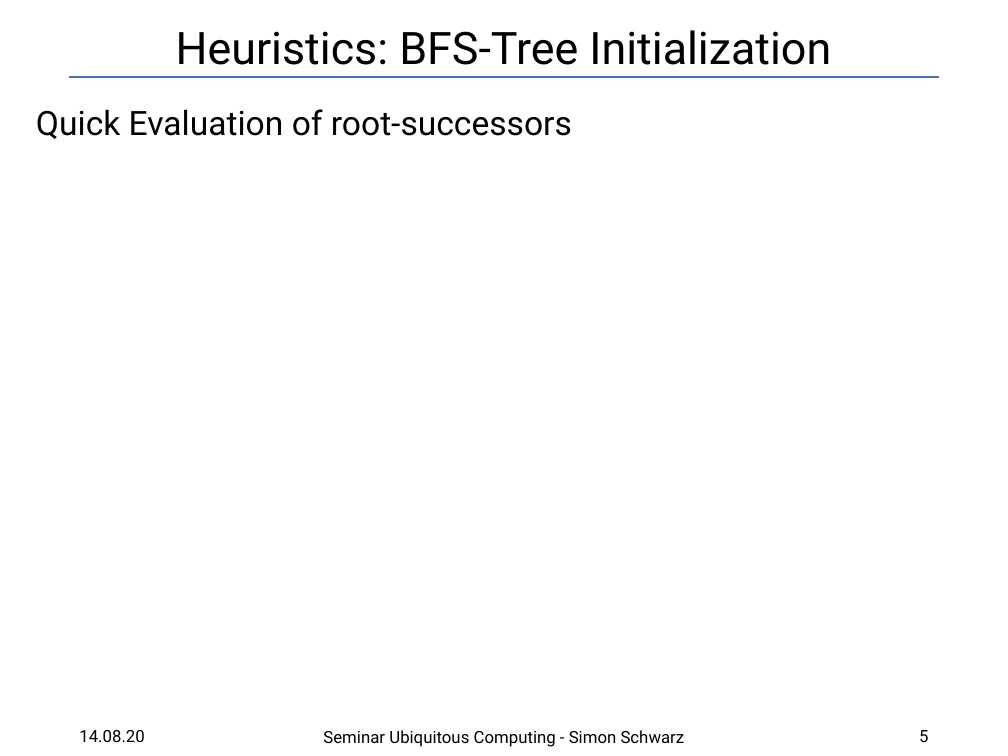
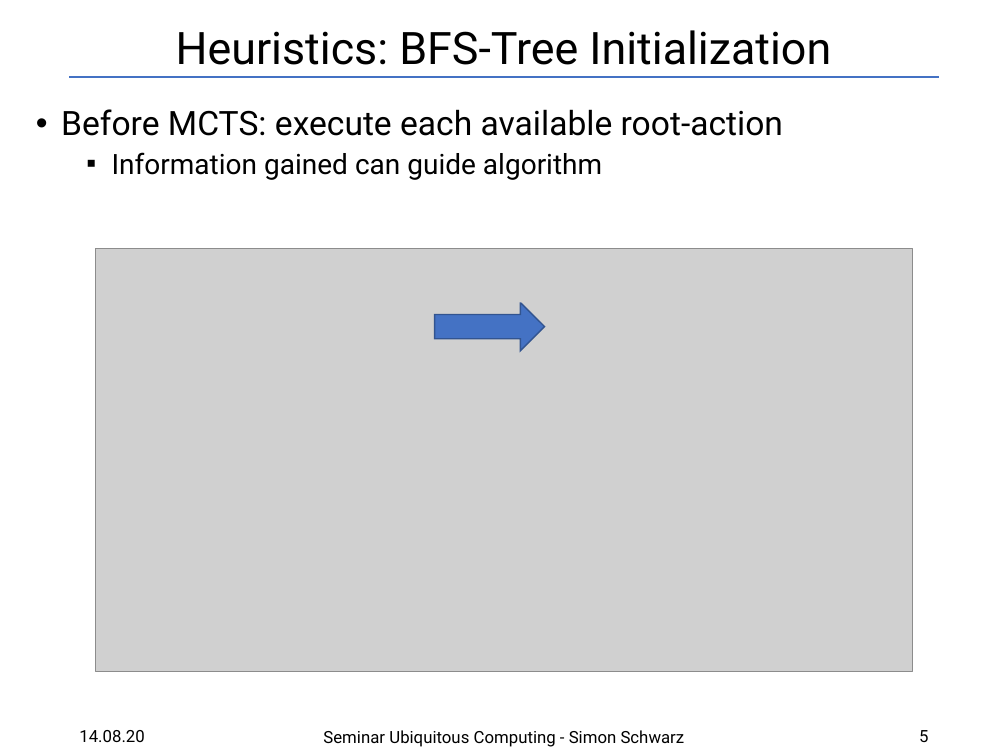
Before and after one commit to SRSchwarz/MCTS-Survey, a slide deck: slide 5 of slides/presentation.pptx. Drawn at 1008x756 pixels with LibreOffice and Linux fonts; fonts in the diff are those of the drawing; grey boxes stand for pictures. Boxes give left, top, right and bottom in pixels: in the first picture for what was removed or moved away, otherwise in the second. Text is boxed around its words. In the diff, an @@ line names an element or a change of style, - is before the commit and + after.

Commit message:
modify presentation slides

```diff
--- a/slides/presentation.pptx
+++ b/slides/presentation.pptx
@@ text at [61,109,783,180]: text changed @@
-Quick Evaluation of root-successors
+• Before MCTS: execute each available root-action
+  ▪ Information gained can guide algorithm
@@ picture added at [95,248,912,670] @@
@@ picture added at [390,272,618,302] @@
@@ right arrow added at [434,302,544,351], fill #4472C4, outline #325491 1 pt @@
```
Also in this commit, not shown: 1 slide added, 2 other files.
